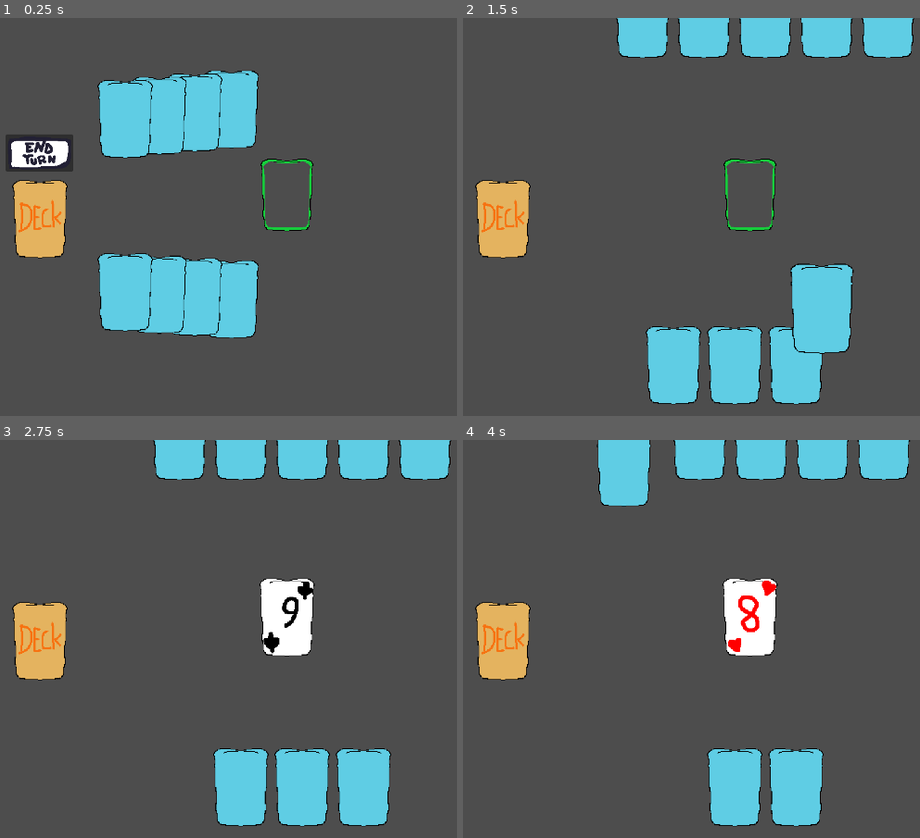
Above: before the commit, frames 1-4 (two rows, left to right).
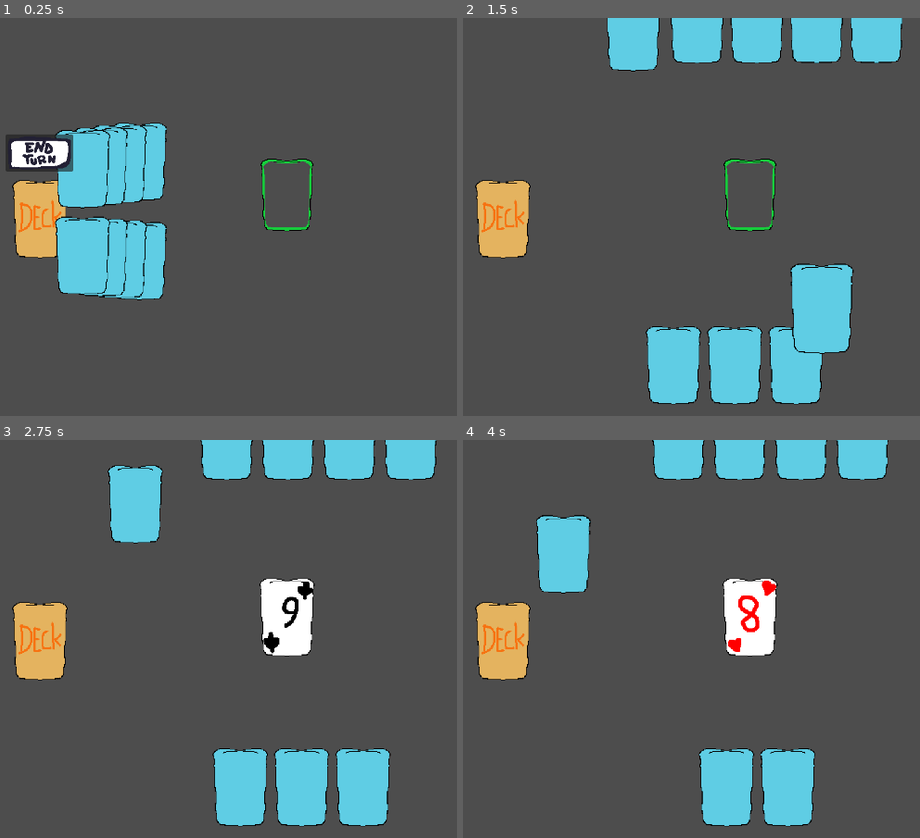
Above: after the commit, the same moments.

Repository: JoJonatasCoelho/full-house
Game: Godot game, scene res://scenes/levels/test_scene.tscn
Same seed, same stepped clock (60 frames per second), same inputs: the game is played once before the commit and once after it.
Inputs (mouse positions are in pixels of both pictures, inside the frame that each line leads up to):
- Up to frame 1 (0.25 s): no input
- Up to frame 2 (1.5 s): click (504, 153) at 0.5 s; drag from (856, 364) to (750, 193) at 1.27 s
- Up to frame 3 (2.75 s): click (41, 575) at 2 s
- Up to frame 4 (4 s): drag from (828, 786) to (750, 615) at 2.77 s; click (504, 575) at 3.5 s

The runs differ from the first frame. In frame 1, 17% of the frame differs, in the area x 11-57%, y 13-81%; in frame 2, 3.2%; in frame 3, 6.0%; in frame 4, 8.6%.

Commit message:
refactor: global variables

Diff:
--- a/project.godot
+++ b/project.godot
@@ -18,6 +18,7 @@
 [autoload]
 
 SaveManager="*res://scripts/systems/save_manager.gd"
+Global="*res://scripts/globals/global_vals.gd"
 
 [display]
 
--- a/scenes/levels/test_scene.tscn
+++ b/scenes/levels/test_scene.tscn
@@ -34,6 +34,7 @@
 offset_right = 261.0
 offset_bottom = 284.0
 icon = ExtResource("6_06sp8")
+metadata/_edit_use_anchors_ = true
 
 [node name="Timer" type="Timer" parent="."]
 
--- /dev/null
+++ b/scripts/globals/global_vals.gd
@@ -0,0 +1,7 @@
+extends Node
+
+const DEFAULT_CARD_SPEED: float = 1.0
+
+func animate_card_to_position(card: Card, new_position: Vector2, speed: float):
+	var tween = get_tree().create_tween()
+	tween.tween_property(card, "position", new_position, speed)
--- a/scripts/systems/card_manager.gd
+++ b/scripts/systems/card_manager.gd
@@ -9,8 +9,6 @@
 
 const CARD_COLLISION_MASK: int = 1
 const SLOT_COLLISION_MASK: int = 2
-
-const DEFAULT_CARD_SPEED: float = 0.5
 
 const CARD_SIZE: float = 1.3
 const HIGHLIGHTED_CARD_SIZE: float = 1.5
@@ -109,7 +107,7 @@
 		card_being_dragged.get_node("AnimationPlayer").play("flip_card_up")
 		highlight_card(card_being_dragged, false)
 	else:
-		hand_reference.add_card_to_hand(card_being_dragged, DEFAULT_CARD_SPEED)
+		hand_reference.add_card_to_hand(card_being_dragged, Global.DEFAULT_CARD_SPEED)
 	card_being_dragged = null
 
 func place_opponent_card(card: Card) -> void:
@@ -118,10 +116,9 @@
 		card_slot.get_node("Sprite2D").texture = card_slot.card_in_slot.get_node("CardFront").texture
 		card_slot.card_in_slot.queue_free()
 	opponent_hand_reference.remove_card_from_hand(card)
-	var tween = get_tree().create_tween()
-	tween.tween_property(card, "position", card_slot.position, 1)
+	card.position = card_slot.position
+	Global.animate_card_to_position(card, card_slot.position, Global.DEFAULT_CARD_SPEED)
 	card.get_node("AnimationPlayer").play("flip_card_up")
-	card.position = card_slot.position
 	card_slot.card_in_slot = card
 	card.is_in_card_slot = true
 	highlight_card(card, false)
--- a/scripts/systems/deck.gd
+++ b/scripts/systems/deck.gd
@@ -3,7 +3,6 @@
 class_name Deck
 
 const CARD_SCENE_PATH: String = "res://scenes/interactables/card.tscn"
-const CARD_DRAW_SPEED: float = 0.5
 const INITIAL_HAND_SIZE: int = 4
 
 var drawn_this_turn: bool = false
@@ -18,7 +17,7 @@
 		draw_card(true)
 		drawn_this_turn = false
 	drawn_this_turn = true
-	print("tamanho do deeck:",  deck.size())
+
 
 func generate_standard_deck():
 	deck.clear()
@@ -50,8 +49,8 @@
 	new_card.suit = card_drawn.suit
 	$"../CardManager".add_child(new_card)
 	if not opponent_turn:
-		$"../PlayerHand".add_card_to_hand(new_card, CARD_DRAW_SPEED)
+		$"../PlayerHand".add_card_to_hand(new_card, Global.DEFAULT_CARD_SPEED)
 	else:
 		var opponent_card_area: Area2D = new_card.get_node("Area2D")
 		new_card.remove_child(opponent_card_area)
-		$"../OpponentHand".add_card_to_hand(new_card, CARD_DRAW_SPEED)
+		$"../OpponentHand".add_card_to_hand(new_card, Global.DEFAULT_CARD_SPEED)
--- a/scripts/systems/dutch_manager.gd
+++ b/scripts/systems/dutch_manager.gd
@@ -11,7 +11,7 @@
 
 func _ready() -> void:
 	battle_time.one_shot = true
-	battle_time.wait_time = 1.0
+	battle_time.wait_time = 1
 
 func _on_end_turn_pressed() -> void:
 	opponent_turn()
--- a/scripts/systems/hand.gd
+++ b/scripts/systems/hand.gd
@@ -1,8 +1,6 @@
 extends Node
 
 class_name Hand
-
-const DEFAULT_CARD_SPEED: float = 0.5
 
 @onready var center_screen_x = get_viewport().size.x / 2
 @onready var hand_y_position = get_viewport().size.y / 1.2
@@ -14,15 +12,15 @@
 func add_card_to_hand(card: Card, speed: float):
 	if card not in hand:
 		hand.insert(0, card)
-		update_hand_positions(DEFAULT_CARD_SPEED)
+		update_hand_positions(Global.DEFAULT_CARD_SPEED)
 		recalculate_hand_sum()
 	else:
-		animate_card_to_position(card, card.starting_position, DEFAULT_CARD_SPEED)
+		Global.animate_card_to_position(card, card.starting_position, Global.DEFAULT_CARD_SPEED)
 
 func remove_card_from_hand(card: Card):
 	if card in hand:
 		hand.erase(card)
-		update_hand_positions(DEFAULT_CARD_SPEED)
+		update_hand_positions(Global.DEFAULT_CARD_SPEED)
 		recalculate_hand_sum()
 
 func update_hand_positions(speed):
@@ -30,7 +28,7 @@
 		var new_position = Vector2(calculate_card_position(i), hand_y_position)
 		var card = hand[i]
 		card.starting_position = new_position
-		animate_card_to_position(card, new_position, speed)
+		Global.animate_card_to_position(card, new_position, speed)
 
 func calculate_card_position(idx: int):
 	var total_width = (hand.size() - 1) * card_width
@@ -45,7 +43,3 @@
 			hand_sum += 0
 		else: hand_sum += 10 if card.rank > 10 else card.rank
 	#print(hand_sum)
-
-func animate_card_to_position(card: Card, new_position: Vector2, speed):
-	var tween = get_tree().create_tween()
-	tween.tween_property(card, "position", new_position, speed)
--- a/scripts/systems/opponent_hand.gd
+++ b/scripts/systems/opponent_hand.gd
@@ -1,8 +1,6 @@
 extends Node
 
 class_name OpponentHand
-
-const DEFAULT_CARD_SPEED: float = 0.5
 
 @onready var center_screen_x = get_viewport().size.x / 2
 @onready var hand_y_position = 0
@@ -14,15 +12,15 @@
 func add_card_to_hand(card: Card, speed: float):
 	if card not in hand:
 		hand.insert(0, card)
-		update_hand_positions(DEFAULT_CARD_SPEED)
+		update_hand_positions(Global.DEFAULT_CARD_SPEED)
 		recalculate_hand_sum()
 	else:
-		animate_card_to_position(card, card.starting_position, DEFAULT_CARD_SPEED)
+		Global.animate_card_to_position(card, card.starting_position, Global.DEFAULT_CARD_SPEED)
 
 func remove_card_from_hand(card: Card):
 	if card in hand:
 		hand.erase(card)
-		update_hand_positions(DEFAULT_CARD_SPEED)
+		update_hand_positions(Global.DEFAULT_CARD_SPEED)
 		recalculate_hand_sum()
 
 func update_hand_positions(speed):
@@ -30,7 +28,7 @@
 		var new_position = Vector2(calculate_card_position(i), hand_y_position)
 		var card = hand[i]
 		card.starting_position = new_position
-		animate_card_to_position(card, new_position, speed)
+		Global.animate_card_to_position(card, new_position, speed)
 
 func calculate_card_position(idx: int):
 	var total_width = (hand.size() - 1) * card_width
@@ -45,7 +43,3 @@
 			hand_sum += 0
 		else: hand_sum += 10 if card.rank > 10 else card.rank
 	#print(hand_sum)
-
-func animate_card_to_position(card: Card, new_position: Vector2, speed):
-	var tween = get_tree().create_tween()
-	tween.tween_property(card, "position", new_position, speed)
Not shown: 1 places in scenes/levels/test_scene.tscn that only renumber resources
Not shown, added: scripts/globals/global_vals.gd.uid
